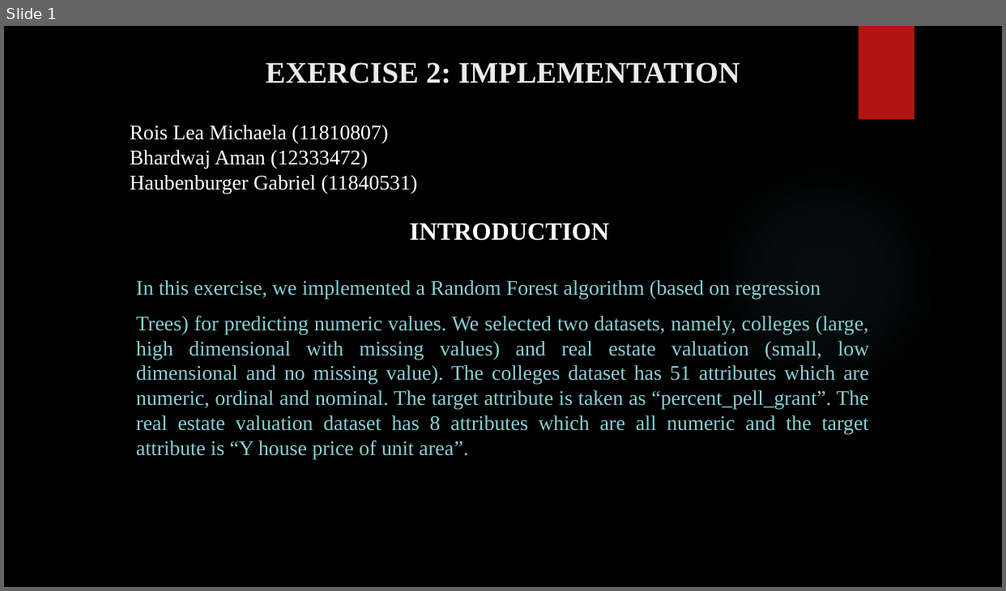
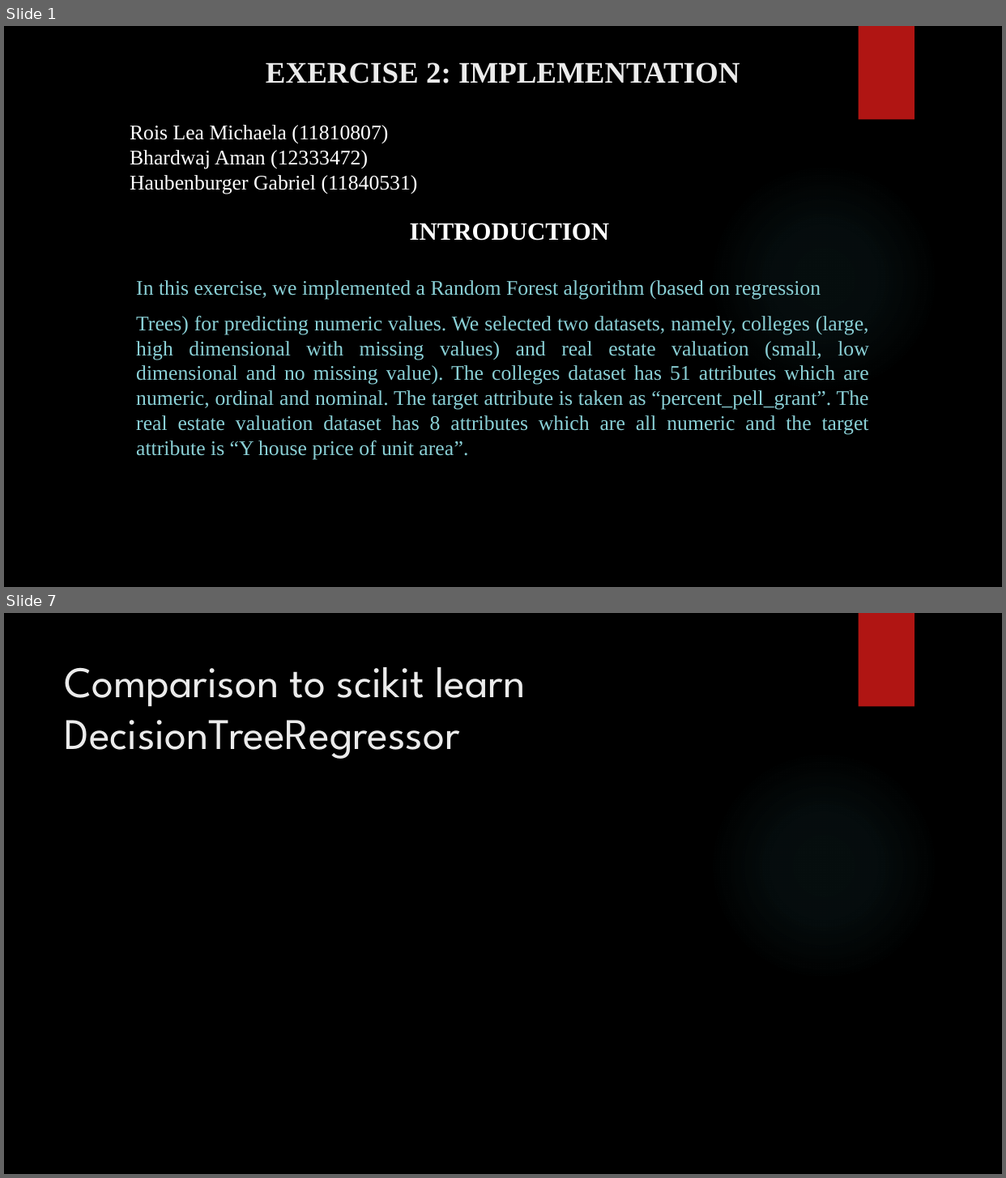
Before and after one commit to amanfc7/Machine-Learaning, a slide deck: ex2/Exercise_2_ppt.pptx. Shown one above the other, each under a label of ours: slide 1 before the commit, slides 1 and 7 after it; the slides between them are not shown. The pictures are 1006x591 and 1006x1178 pixels, drawn with LibreOffice and Linux fonts; fonts in the diff are those of the drawing; background and template pictures are left out. Boxes give left, top, right and bottom in pixels: in the first picture for what was removed or moved away, otherwise in the second. Text is boxed around its words. In the diff, an @@ line names an element or a change of style, - is before the commit and + after.

```diff
--- a/ex2/Exercise_2_ppt.pptx
+++ b/ex2/Exercise_2_ppt.pptx
@@ slide 7 added at [4,613,1002,1174], background picture (left out); not listed: 2 template elements that a slide beside it also shows @@
@@ title added at [65,667,525,759], 42 pt, text #EBEBEB @@
+Comparison to scikit learn DecisionTreeRegressor
```
Also in this commit, not shown: 12 other slides added, 4 other files.
